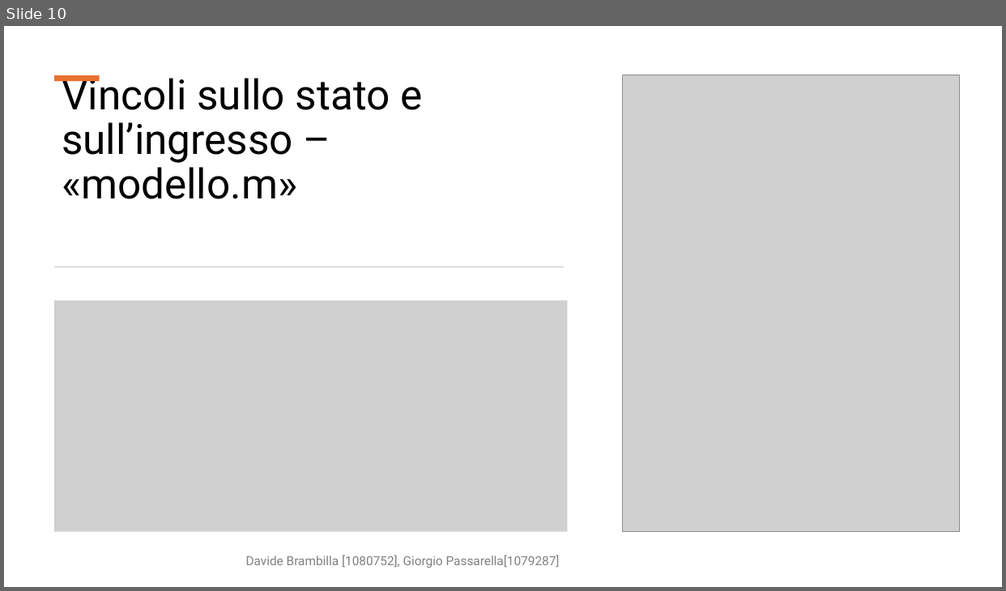
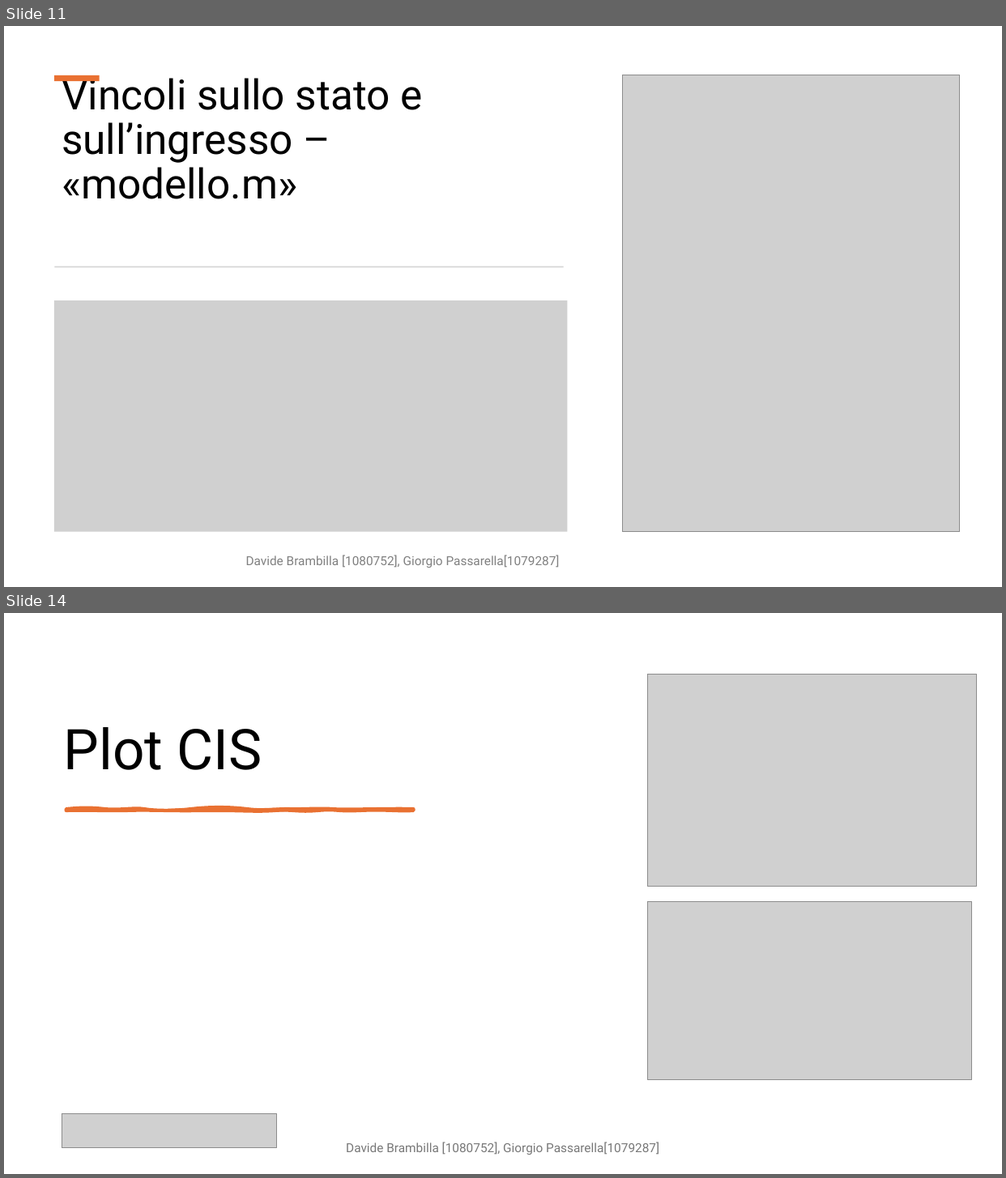
Before and after one commit to DavideBrambilla98/interconnectedTanksMPC, a slide deck: cam.pptx. Shown one above the other, each under a label of ours: slide 10 before the commit, slides 11 and 14 after it; the slides between them are not shown. The pictures are 1006x591 and 1006x1178 pixels, drawn with LibreOffice and Linux fonts; fonts in the diff are those of the drawing; grey boxes stand for pictures. Boxes give left, top, right and bottom in pixels: in the first picture for what was removed or moved away, otherwise in the second. Text is boxed around its words. In the diff, an @@ line names an element or a change of style, - is before the commit and + after.

```diff
--- a/cam.pptx
+++ b/cam.pptx
@@ slide 14 added at bbox=[4, 613, 1002, 1174], background #FFFFFF @@
@@ picture added at bbox=[648, 675, 977, 886] @@
@@ title added at bbox=[64, 727, 262, 770], 54 pt, text #000000 @@
+Plot CIS
@@ freeform shape added at bbox=[66, 809, 414, 811], fill #E97132, outline #E97132 3.25 pt @@
@@ picture added at bbox=[648, 902, 972, 1080] @@
@@ picture added at bbox=[62, 1114, 277, 1148] @@
@@ text added at bbox=[346, 1142, 659, 1155], 12 pt, text #797979 @@
+Davide Brambilla [1080752], Giorgio Passarella[1079287]
@@ what was slide 10 is now slide 11 @@
```
Also in this commit, not shown: 4 other slides added, 1 other file.
